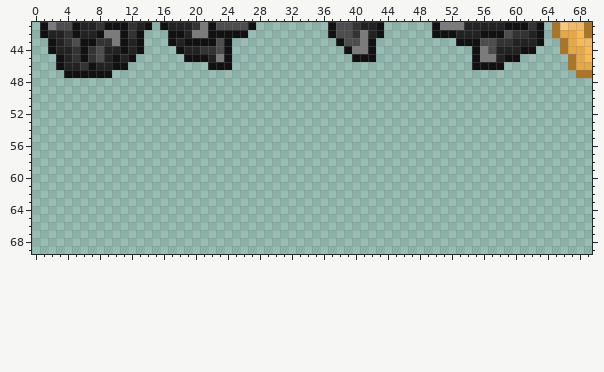
Two versions of one pixel-art file, DaleAssets/CrystalSprites.aseprite. Above: the version before the commit.
256x256 pixels, 1 frame. Shown: x 0..69, y 41..69. The commit also changed other parts of the picture, which this record leaves out.
Once edited:
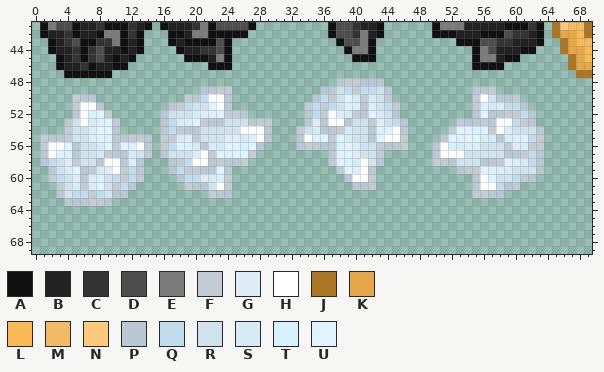
Palette (. is transparent): A #111111  B #222222  C #333333  D #4d4d4d  E #7b7b7b  F #c3ccd2  G #deedf5  H #ffffff  J #aa7525  K #e6a748  L #fbb954  M #f2ba64  N #fbc97c  P #b9c8d3  Q #c0dced  R #d0e2ed  S #d7ebf5  T #d9f0ff  U #e0f3ff
Edits made:
Changed rows in their new state; - is an unchanged pixel.
first column x 1:
48 -------------------------------------PFFPPP--------------------
49 --------------------PPFF-----------PPRQFQQRP----------PPF------
50 ----FPP-----------FPQHHP----------PQFRUSFSRF----------FHRPPF---
51 ----FHHP--------PFQRRUHP---------FQFQRTGPGRQF---------FTSGQQP--
52 ----PHTUF------PRRRSGTUFFP-------PQFHGSFPUSRP---------PUPPFFQP-
53 ---PRHSTUF-----PQSGUFPPRRRPFF----PGPHHPRRFGRQP------FPPFPHHQFP-
54 ---FRRGUUP-----PQFPPRRRRRHHHP---FRSPPFSRRPTUHP-----FUUTUFHGRRRP
55 FPPFRRGUTPPFFP-FFSGFRRRGGSTHP---PHTUFUSRRPUHHF----PUTUUSSPSTUQF
56 FHHUPRRSUFUTHP-FQUTSPSSUUTUP----PFFPPTUGRRFPPF---PHTSGGRRRFGSFF
57 PHUTPRRSFPPSRF-PRRRGHFUTUUF---------PUUGRRF------PHHHRRRRRPPFQP
58 PQRGFRRPHHPGP---PFQHHPFPPF----------FUTSHRP------FFPRRRPPFUGSQP
59 -PRSUPFSGHFQP---PQFFPPUP-------------FUTHP----------PFFUTGSRRRP
60 -FQRGPGTRQFQF----PQQGSTF--------------PHHF------------PHURRQFP-
61 --FRSFSURFQP------FPPRHF---------------PPF------------PHHQPF---
62 --PRQQFQRPP----------FPP------------------------------FFPP-----
63 ---PPPFFP------------------------------------------------------
